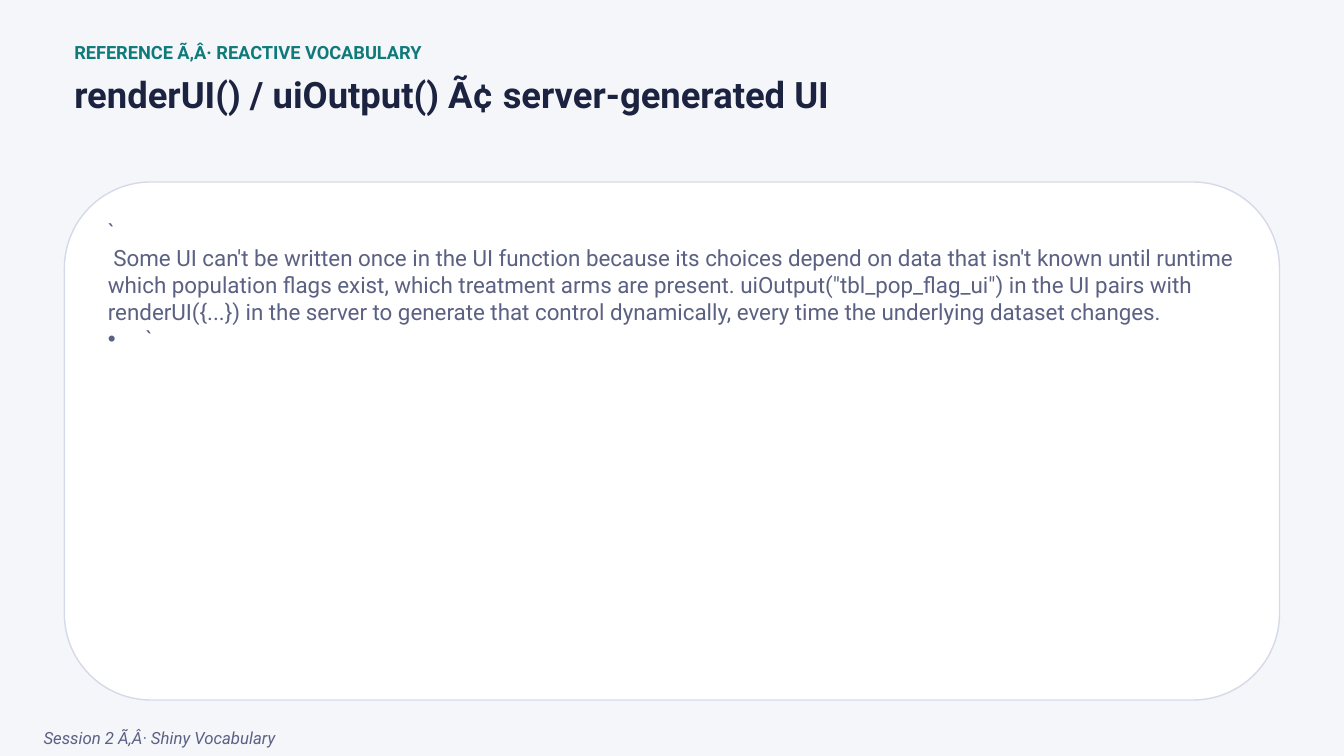
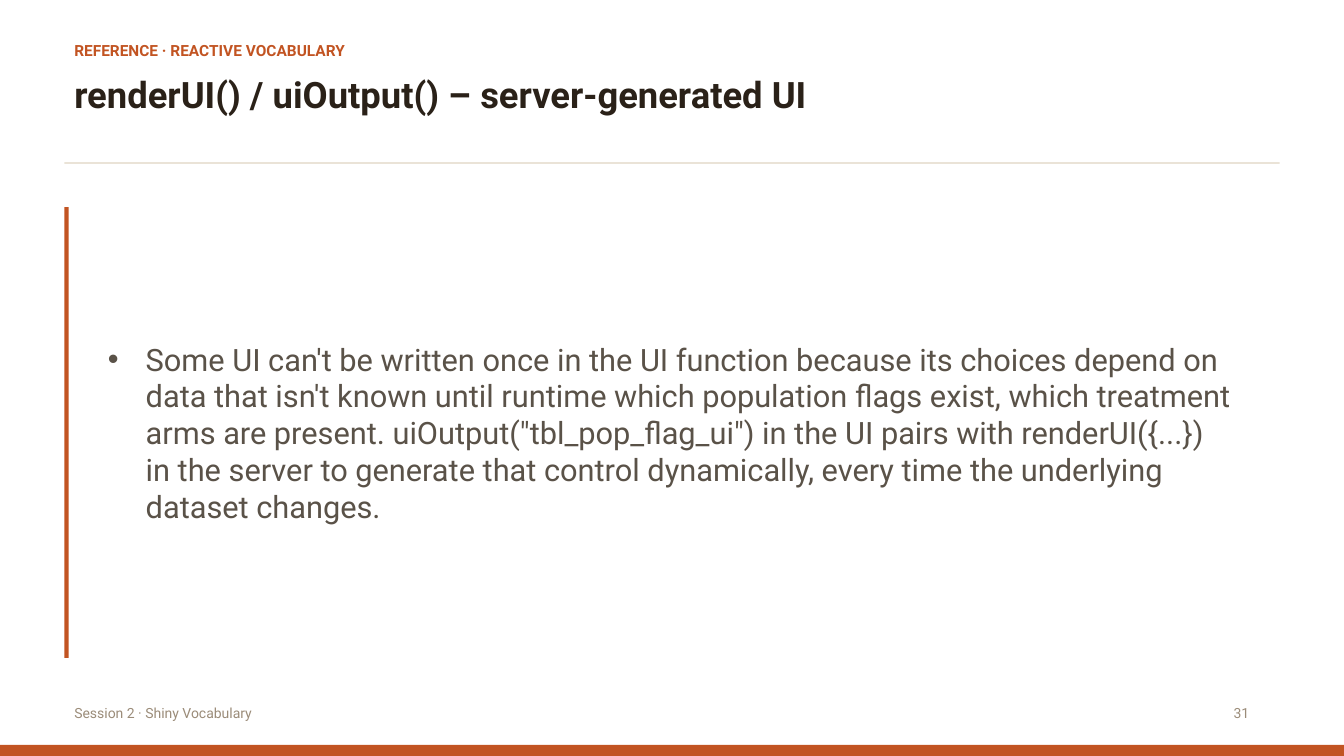
Before and after one commit to itsmdivakaran/IASCT-RShiny-Workshop, a slide deck: slide 48 of IASCT_Shiny_Workshop.pptx (slide 31 before the commit). Drawn at 1344x756 pixels with LibreOffice and Linux fonts; fonts in the diff are those of the drawing. Boxes give left, top, right and bottom in pixels: in the first picture for what was removed or moved away, otherwise in the second. Text is boxed around its words. In the diff, an @@ line names an element or a change of style, - is before the commit and + after.

```diff
--- a/IASCT_Shiny_Workshop.pptx
+++ b/IASCT_Shiny_Workshop.pptx
@@ background #F5F6FA to #FFFFFF @@
@@ text at [74, 45, 345, 56]: text changed; size 13 to 11 pt; text colour #0F7A7A to #C25422 @@
-REFERENCE Ã‚Â· REACTIVE VOCABULARY
+REFERENCE · REACTIVE VOCABULARY
@@ text at [74, 79, 807, 116]: text changed; text colour #1B2340 to #2A2118 @@
-renderUI() / uiOutput() Ã¢ server-generated UI
+renderUI() / uiOutput() – server-generated UI
@@ rectangle added at [65, 162, 1280, 163], fill #E0D5C3 @@
@@ rounded rectangle removed at [65, 182, 1280, 701] @@
@@ rectangle added at [65, 208, 69, 658], fill #C25422 @@
@@ text "Some UI can't be written ..." at [146, 347, 1231, 525]: vertical alignment top to middle @@
@@ text at [146, 347, 1231, 525]: text changed; size 16 to 22 pt; text colour #5B6182 to #5A5248 @@
-• `
-  Some UI can't be written once in the UI function because its choices depend on data that isn't known until runtime which population flags exist, which treatment arms are present. uiOutput("tbl_pop_flag_ui") in the UI pairs with renderUI({...}) in the server to generate that control dynamically, every time the underlying dataset changes.
-  `
+• Some UI can't be written once in the UI function because its choices depend on data that isn't known until runtime which population flags exist, which treatment arms are present. uiOutput("tbl_pop_flag_ui") in the UI pairs with renderUI({...}) in the server to generate that control dynamically, every time the underlying dataset changes.
@@ text at [74, 707, 251, 721]: text changed; size 12 to 10 pt; text colour #5B6182 to #9B8C79; italic off @@
-Session 2 Ã‚Â· Shiny Vocabulary
+Session 2 · Shiny Vocabulary
@@ text added at [1234, 708, 1250, 718], 10 pt, text #9B8C79 @@
+31
@@ rectangle added at [0, 745, 1344, 756], fill #C25422 @@
```
Also in this commit, not shown: 105 other slides changed, 21 slides added, 2 slides removed, 4 other files.
